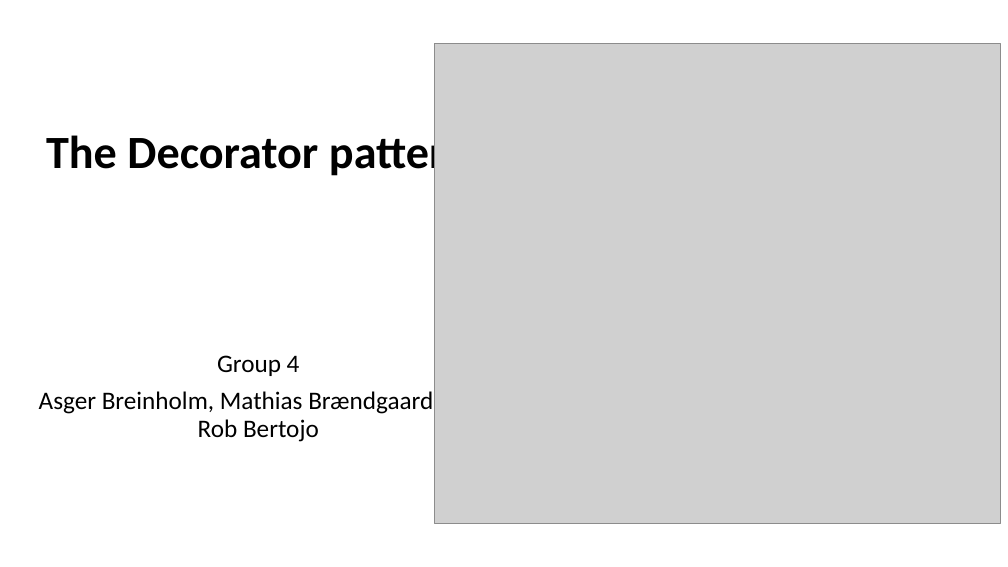
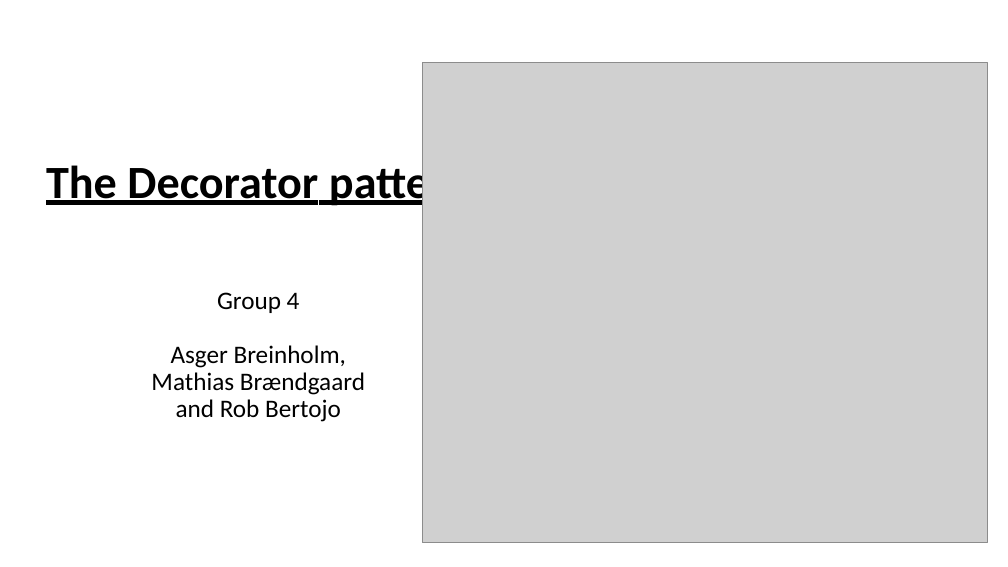
Before and after one commit to DaloonOfDoom/E21SWD_Assignment, a slide deck: slide 1 of Slides/The Decorator pattern.pptx. Drawn at 1008x567 pixels with LibreOffice and Linux fonts; fonts in the diff are those of the drawing; grey boxes stand for pictures. Boxes give left, top, right and bottom in pixels: in the first picture for what was removed or moved away, otherwise in the second. Text is boxed around its words. In the diff, an @@ line names an element or a change of style, - is before the commit and + after.

Commit message:
Updated powerpoint

```diff
--- a/Slides/The Decorator pattern.pptx
+++ b/Slides/The Decorator pattern.pptx
@@ picture: place and size @@
-picture at (435,43,1000,523)
+picture at (422,63,988,543)
@@ title "The Decorator pattern": place and size @@
-title "The Decorator pattern" at (46,129,470,179)
+title "The Decorator pattern" at (46,159,470,209)
@@ title "The Decorator pattern" at (46,159,470,209): underline on @@
@@ subtitle at (151,292,365,422): text changed @@
-Group 4
-Asger Breinholm, Mathias Brændgaard and Rob Bertojo
+Group 4
+Asger Breinholm, Mathias Brændgaard and Rob Bertojo
```
Also in this commit, not shown: 3 other slides changed.
